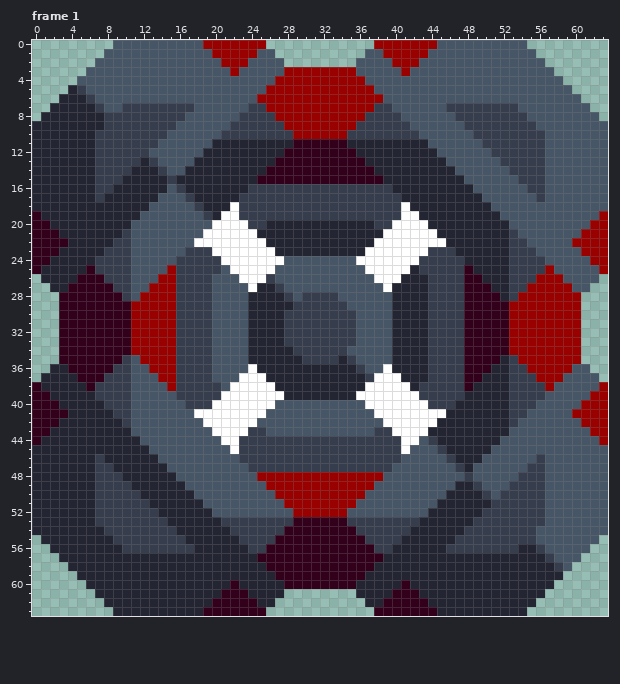
File history of a pixel-art file, sprites/blocks/drills/BLOOD EXTRACTOR/biotic-zlo-production-blood-extractor.ase. Above is the file before it was changed.
64x64 pixels, 6 frames. Shown: frame 1.
After:
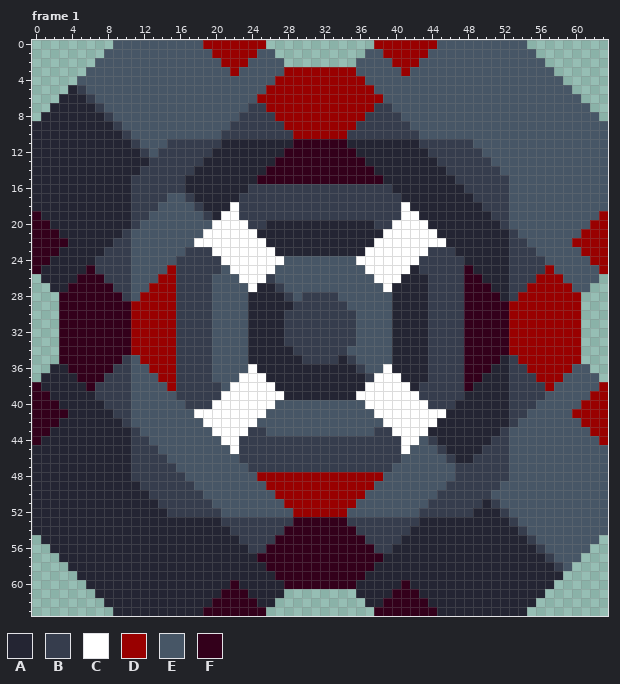
Palette (. is transparent): A #242533  B #363d4d  C #ffffff  D #990000  E #475666  F #33001b
From old to new:
Changed rows in their new state; - is an unchanged pixel.
Frame 1, layer "Layer":
first column x 7:
 7 ---EEEEEEEE----------------------------EEEEEEEE---
 8 --EEEEEEEE------------------------------EEEEEEEE--
 9 -A-EEEEEE--------------------------------EEEEEEEE-
10 AAA-EEEE----------------------------------EEEEEEEE
11 AAAA-EE-BBBBBB----------------------BBBBBB-EEEEEEE
12 AAAAA--BBBBBB------------------------BBBBBB-EEEEEE
13 AAAAA--BBBBB--------------------------BBBBBB-EEEEE
14 AAAA-BB-BBB----------------------------BBBBBB-EEEE
15 AAA-BBBB-B------------------------------BBBBBB-EEE
16 AA--BBBBB--------------------------------BBBBB--EE
17 A---BBBB----------------------------------BBBB---E
18 ----BBB------------------------------------BBB----
19 ----BB--------------------------------------BB----
20 ----B----------------------------------------B----
first column x 7:
43 ----B----------------------------------------B----
44 ----BB--------------------------------------BB----
45 ----BBB------------------------------------BBB----
46 A---BBBB----------------------------------BBBB---E
47 AA--BBBBB--------------------------------BBBBB--EE
48 AAA-BBBBBB------------------------------B-BBBB-EEE
49 AAAA-BBBBBB----------------------------BBB-BB-EEEE
50 AAAAA-BBBBBB--------------------------BBBBB--EEEEE
51 AAAAAA-BBBBBB------------------------BBBBBB--EEEEE
52 AAAAAAA-BBBBBB----------------------BBBBBB-AA-EEEE
53 AAAAAAAA----------------------------------AAAA-EEE
54 -AAAAAAAA--------------------------------AAAAAA-E-
55 --AAAAAAAA------------------------------AAAAAAAA--
56 ---AAAAAAAA----------------------------AAAAAAAA---
Changed places in both pictures, as pixel boxes (x1, y1, x2, y2):
changed: (95, 103, 221, 229)
changed: (419, 103, 545, 229)
changed: (95, 427, 221, 553)
changed: (419, 427, 545, 553)
